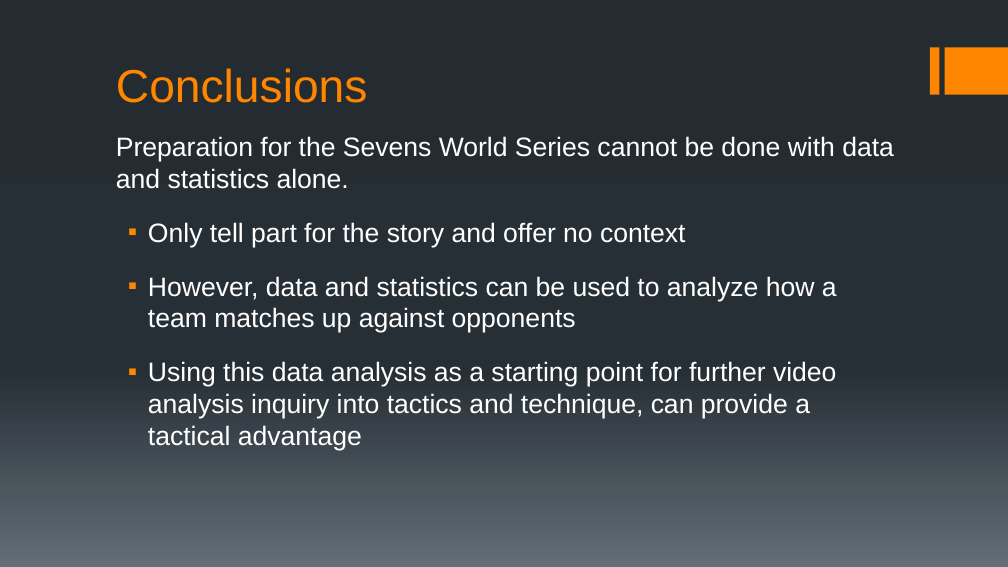
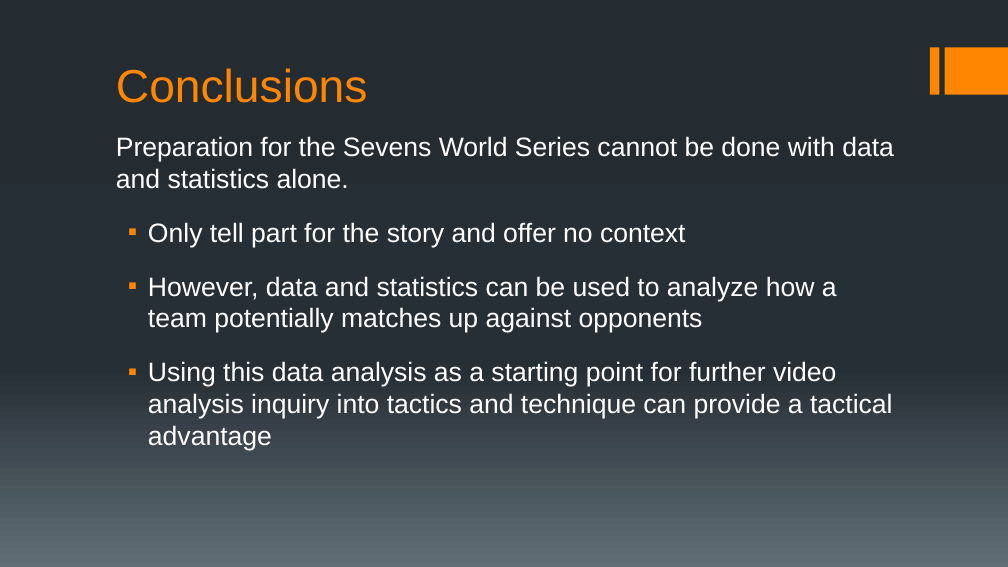
Before and after one commit to chudzikr/Springboard_Capstone1, a slide deck: slide 25 of reports/Capstone1_Final_Report_Pres.pptx. Drawn at 1008x567 pixels with LibreOffice and Linux fonts; fonts in the diff are those of the drawing. Boxes give left, top, right and bottom in pixels: in the first picture for what was removed or moved away, otherwise in the second. Text is boxed around its words. In the diff, an @@ line names an element or a change of style, - is before the commit and + after.

```diff
--- a/reports/Capstone1_Final_Report_Pres.pptx
+++ b/reports/Capstone1_Final_Report_Pres.pptx
@@ text at <box>148,276,893,451</box>: text changed @@
-▪ However, data and statistics can be used to analyze how a team matches up against opponents
-▪ Using this data analysis as a starting point for further video analysis inquiry into tactics and technique, can provide a tactical advantage
+▪ However, data and statistics can be used to analyze how a team potentially matches up against opponents
+▪ Using this data analysis as a starting point for further video analysis inquiry into tactics and technique can provide a tactical advantage
```
Also in this commit, not shown: 4 other slides changed, 1 slide removed.
